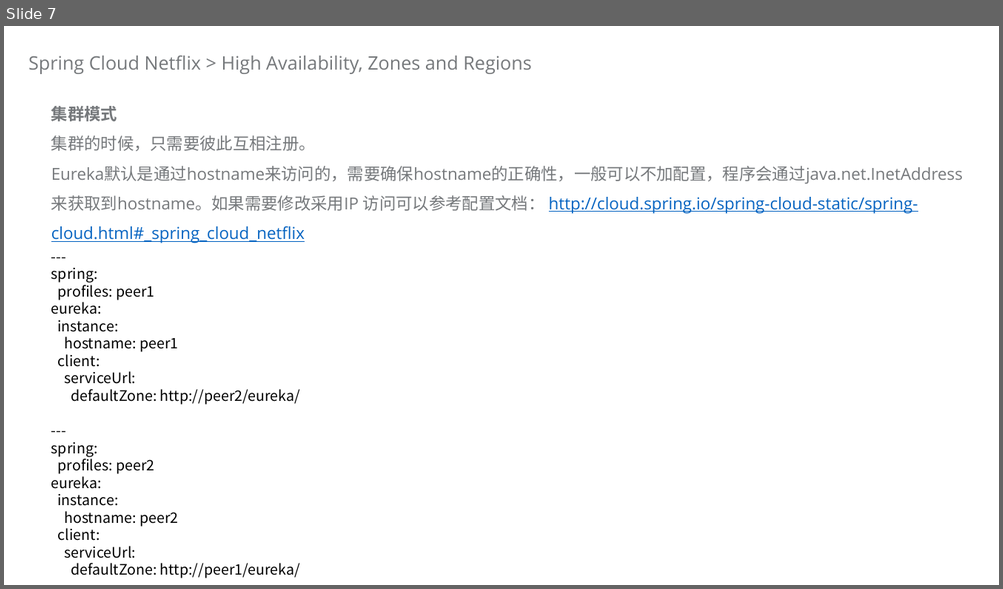
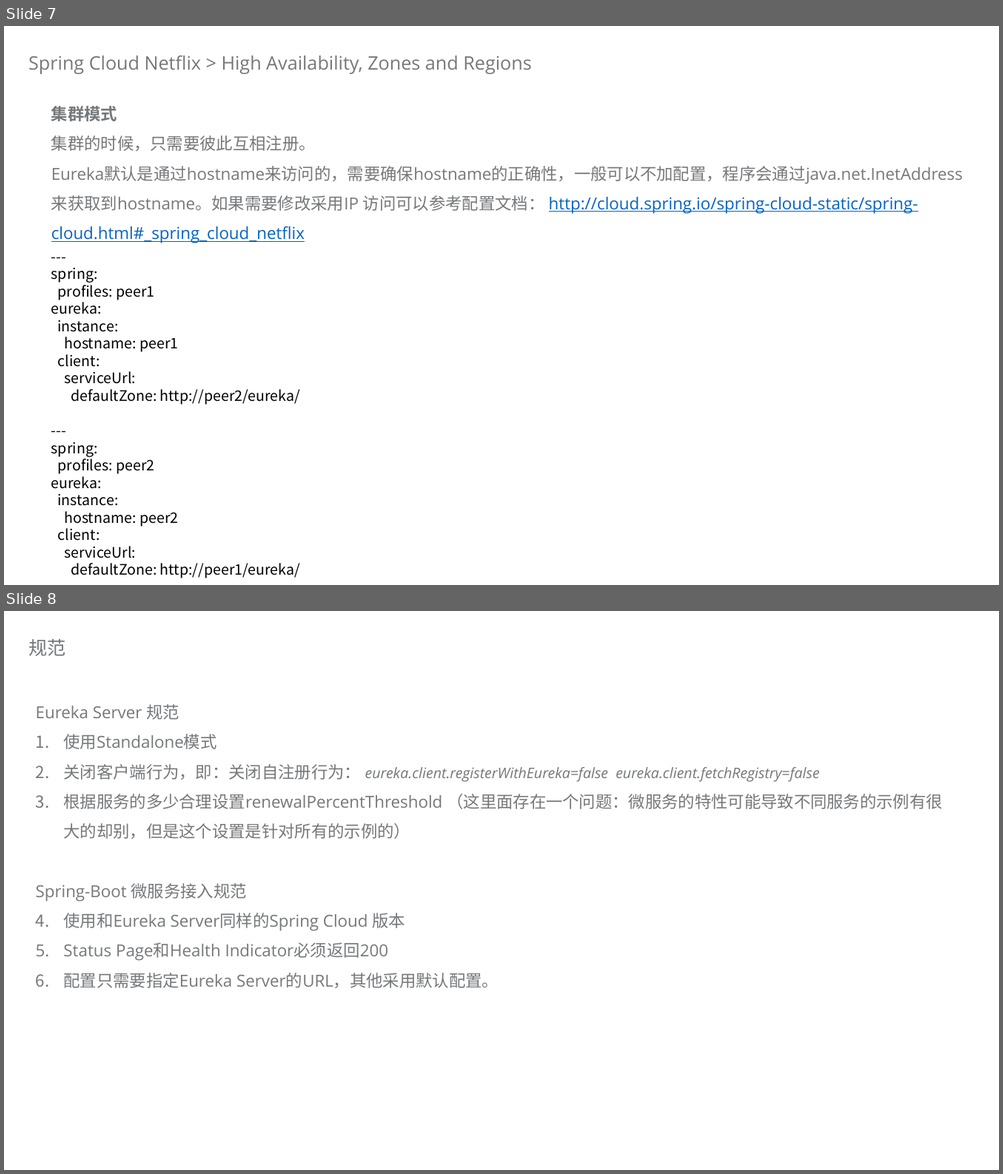
Before and after one commit to choelea/spring-cloud-nodejs, a slide deck: 设计及架构/Register And Discovery.pptx. Shown one above the other, each under a label of ours: slide 7 before the commit, slides 7 and 8 after it. The pictures are 1003x589 and 1003x1174 pixels, drawn with LibreOffice and Linux fonts; fonts in the diff are those of the drawing. Boxes give left, top, right and bottom in pixels: in the first picture for what was removed or moved away, otherwise in the second. Text is boxed around its words. In the diff, an @@ line names an element or a change of style, - is before the commit and + after.

Commit message:
更新配置， 进一步理解Eureka的自我保护模式

```diff
--- a/设计及架构/Register And Discovery.pptx
+++ b/设计及架构/Register And Discovery.pptx
@@ slide 8 added at box(4, 611, 999, 1170), background #FFFFFF @@
@@ subtitle added at box(28, 639, 65, 656), 18 pt, text #75787B @@
+规范
@@ text added at box(36, 704, 942, 988), 16 pt, text #75787B @@
+Eureka Server 规范
+1. 使用Standalone模式
+2. 关闭客户端行为，即：关闭自注册行为： eureka.client.registerWithEureka=false eureka.client.fetchRegistry=false
+3. 根据服务的多少合理设置renewalPercentThreshold （这里面存在一个问题：微服务的特性可能导致不同服务的示例有很大的却别，但是这个设置是针对所有的示例的）
+Spring-Boot 微服务接入规范
+1. 使用和Eureka Server同样的Spring Cloud 版本
+2. Status Page和Health Indicator必须返回200
+3. 配置只需要指定Eureka Server的URL，其他采用默认配置。
```
Also in this commit, not shown: 1 slide changed, 2 other slides added, 6 other files.
